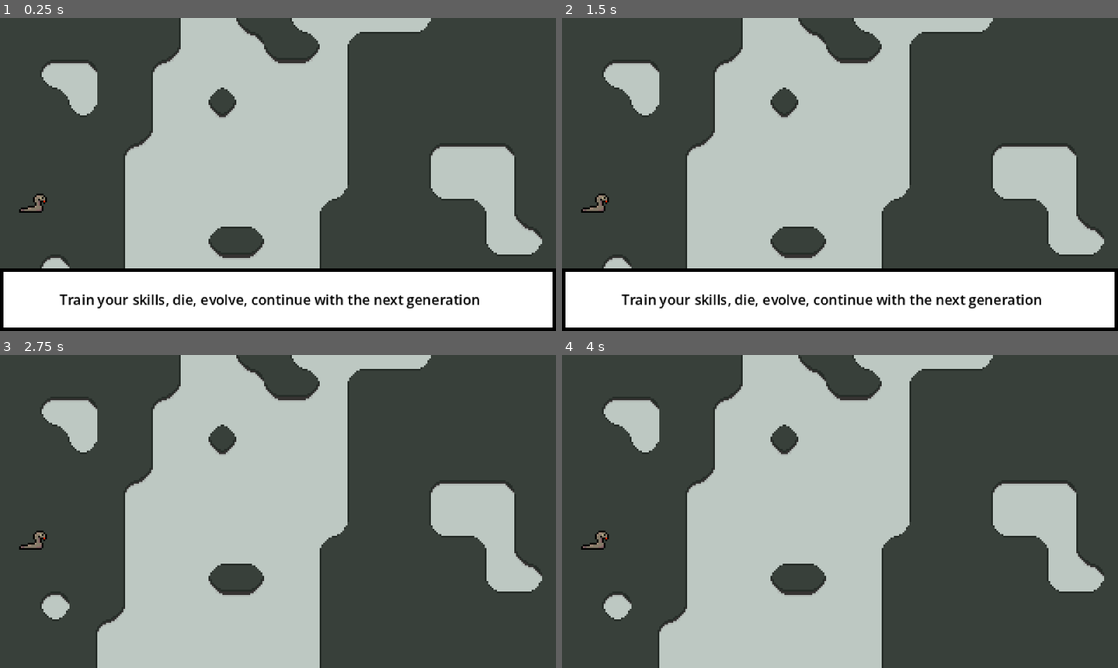
Above: before the commit, frames 1-4 (two rows, left to right).
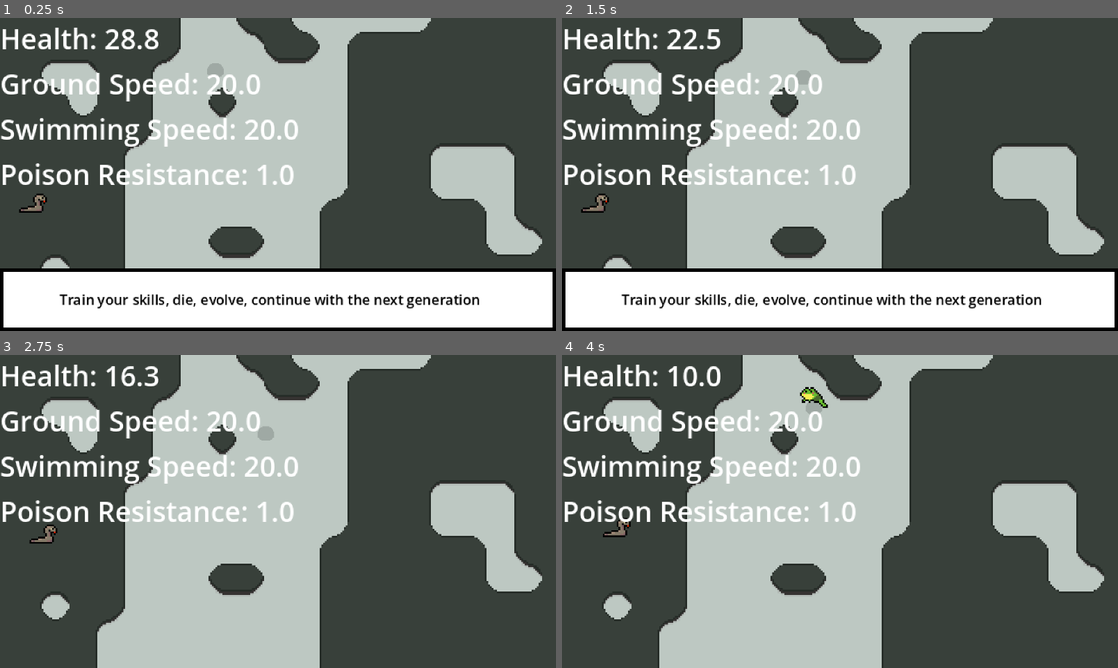
Above: after the commit, the same moments.

Repository: MiladTuma/Micro-Jam-Evolution
Game: Godot game, scene res://Scenes/main.tscn
Same seed, same stepped clock (60 frames per second), same inputs: the game is played once before the commit and once after it.
Inputs:
- Up to frame 1 (0.25 s): no input
- Up to frame 2 (1.5 s): hold Right (right) 0.53-1.28 s; tap I (i) at 0.6, 1.35 s; hold Down (down) from 1.28 s (still down)
- Up to frame 3 (2.75 s): release Down (down) at 2.03 s; hold Right (right) from 2.03 s (still down); tap I (i) at 2.1 s
- Up to frame 4 (4 s): release Right (right) at 2.78 s; hold Up (up) 2.78-3.53 s; tap I (i) at 2.85, 3.6 s; hold Left (left) from 3.53 s (still down)

The runs differ from the first frame. In frame 1, 4.8% of the frame differs, in the area x 0-54%, y 3-54%; in frame 2, 4.8%; in frame 3, 5.1%; in frame 4, 5.2%, in the area x 0-54%, y 3-63%.
Error before the commit: Parse Error: Variable "GROUNDSPEED" has the same name as a previously declared variable. (res://Entities/Player/player.gd:14)

Commit message:
Evolution

Diff:
--- a/Entities/Player/player.gd
+++ b/Entities/Player/player.gd
@@ -11,20 +11,11 @@
 
 func _ready() -> void:
 	add_to_group("player")
-var GROUNDSPEED : float = 20
-var SWIMMINGSPEED : float = 20
 
 enum Terrain {
 	GROUND,
 	WATER
 }
-var hp : float = 100
-var damage : float = 10
-var GroundSpeed_Coefficient : float = 0.8
-var SwimmingSpeed_Coefficient : float = 0.8
-var hp_Coefficient : float
-var damage_Coefficient : float
-var poisonResistance : float
 
 @export var animation_sprites: Sprite2D
 @export var animation_player: AnimationPlayer
@@ -35,15 +26,7 @@
 var input_vector := Input.get_vector("left", "right", "up", "down")
 
 func _physics_process(_delta: float) -> void:
-	hp-=0.1
-	print(str(hp))
 	input_vector = Input.get_vector("left", "right", "up", "down")
-
-	if input_vector != Vector2.ZERO:
-		if current_terrain==Terrain.GROUND:
-			GroundSpeed_Coefficient+=0.005
-		if current_terrain==Terrain.WATER:
-			SwimmingSpeed_Coefficient+=0.005
 
 	if input_vector.x > 0:
 		facing_right = true
@@ -141,23 +124,6 @@
 
 	poison_resistance_coefficient -= 0.01 * delta
 
-func start_jump() -> void:
-	isJumping = true
-
-	if facing_right:
-		animation_player.play("jump_right")
-	else:
-		animation_player.play("jump_left")
-
-	await animation_player.animation_finished
-	if input_vector == Vector2.ZERO:
-		if facing_right:
-			animation_sprites.frame = 0
-		else:
-			animation_sprites.frame = 1
-
-	isJumping = false
-
 var current_terrain: Terrain = Terrain.GROUND
 
 func check_terrain():
@@ -173,10 +139,6 @@
 			current_terrain = Terrain.GROUND
 		1:
 			current_terrain = Terrain.WATER
-
-func evolution():
-	GROUNDSPEED *= GroundSpeed_Coefficient
-	SWIMMINGSPEED *= SwimmingSpeed_Coefficient
 
 func start_jump() -> void:
 	isJumping = true
--- a/Scenes/main.tscn
+++ b/Scenes/main.tscn
@@ -4,6 +4,7 @@
 [ext_resource type="PackedScene" uid="uid://3lms8jd3k1jl" path="res://Entities/Player/player.tscn" id="1_jjgbg"]
 [ext_resource type="PackedScene" uid="uid://bnku3jb5gnckl" path="res://Entities/Snake/snake.tscn" id="3_8gbba"]
 [ext_resource type="Script" uid="uid://276cfrt1hyfp" path="res://Scenes/textbox.gd" id="4_jjvhh"]
+[ext_resource type="PackedScene" uid="uid://y8knp8h4k6h4" path="res://data_labels.tscn" id="5_kry3j"]
 
 [sub_resource type="TileSetAtlasSource" id="TileSetAtlasSource_bo1nx"]
 texture = ExtResource("1_bo1nx")
@@ -140,3 +141,6 @@
 theme_override_colors/font_color = Color(0, 0, 0, 1)
 theme_override_font_sizes/font_size = 8
 text = "Train your skills, die, evolve, continue with the next generation"
+
+[node name="Data Labels" parent="." unique_id=1059430108 node_paths=PackedStringArray("player") instance=ExtResource("5_kry3j")]
+player = NodePath("../Player")
Not shown, added: Scenes/main.tscn19389677.tmp
